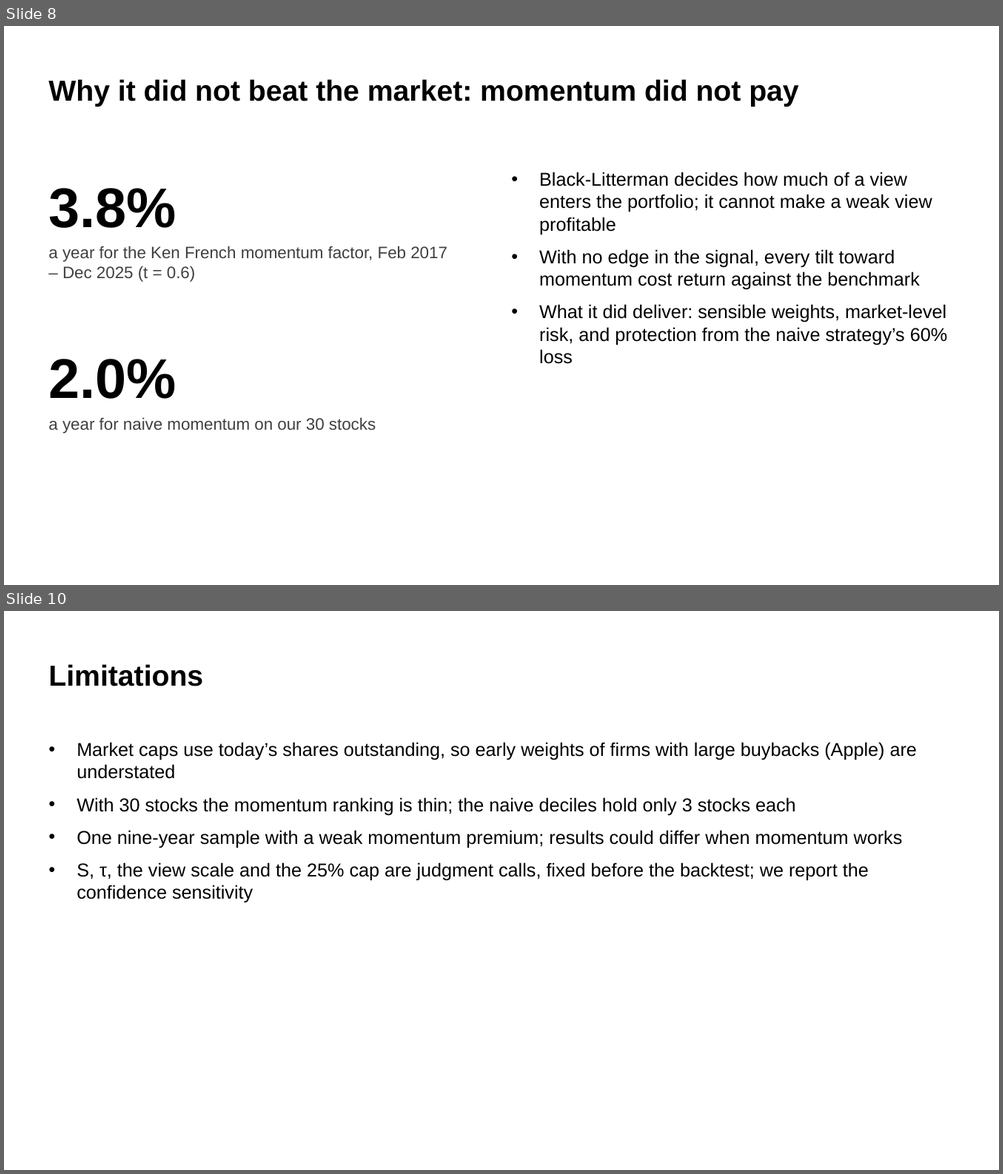
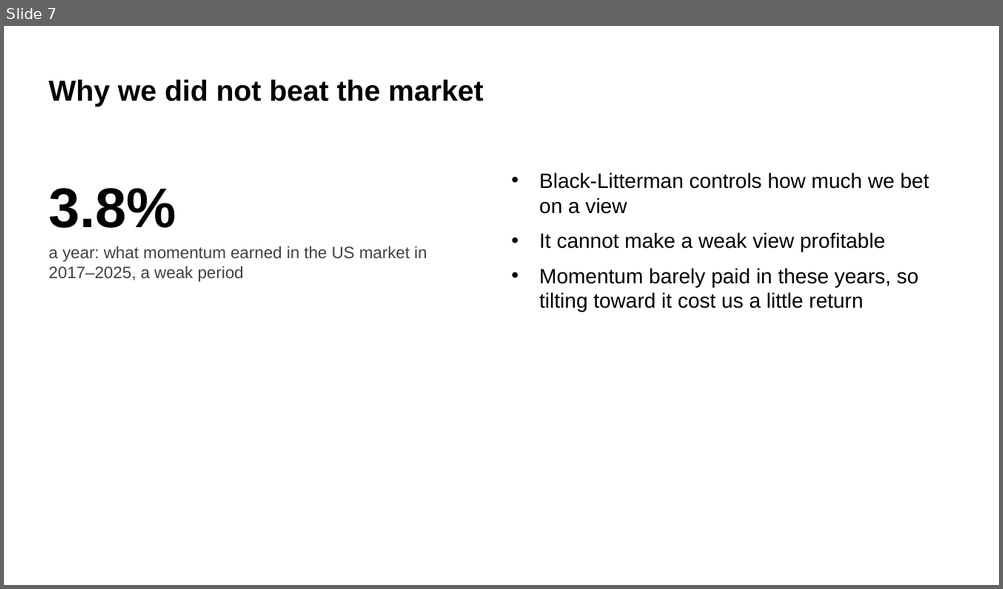
Before and after one commit to mateopreve-dev/quant-finance-project, a slide deck: slides/Project4_MomentumBL.pptx. Shown one above the other, each under a label of ours: slides 8 and 10 before the commit, slide 7 after it; the slides between them are not shown. The pictures are 1003x1174 and 1003x589 pixels, drawn with LibreOffice and Linux fonts; fonts in the diff are those of the drawing. Boxes give left, top, right and bottom in pixels: in the first picture for what was removed or moved away, otherwise in the second. Text is boxed around its words. In the diff, an @@ line names an element or a change of style, - is before the commit and + after.

```diff
--- a/slides/Project4_MomentumBL.pptx
+++ b/slides/Project4_MomentumBL.pptx
@@ slide 10 removed at (4,611,999,1170), background #FFFFFF @@
@@ title removed at (48,664,203,686) @@
-Limitations
@@ text removed at (77,742,916,903) @@
-• Market caps use today’s shares outstanding, so early weights of firms with large buybacks (Apple) are understated
-• With 30 stocks the momentum ranking is thin; the naive deciles hold only 3 stocks each
-• One nine-year sample with a weak momentum premium; results could differ when momentum works
-• S, τ, the view scale and the 25% cap are judgment calls, fixed before the backtest; we report the confidence sensitivity
@@ what was slide 8 is now slide 7 @@
@@ slide 7 changed as well @@
@@ title at (48,79,483,107): text changed @@
-Why it did not beat the market: momentum did not pay
+Why we did not beat the market
@@ text at (539,173,929,312): text changed; size 18 to 20 pt @@
-• Black-Litterman decides how much of a view enters the portfolio; it cannot make a weak view profitable
-• With no edge in the signal, every tilt toward momentum cost return against the benchmark
-• What it did deliver: sensible weights, market-level risk, and protection from the naive strategy’s 60% loss
+• Black-Litterman controls how much we bet on a view
+• It cannot make a weak view profitable
+• Momentum barely paid in these years, so tilting toward it cost us a little return
@@ text at (48,246,427,282): text changed @@
-a year for the Ken French momentum factor, Feb 2017 – Dec 2025 (t = 0.6)
+a year: what momentum earned in the US market in 2017–2025, a weak period
@@ text removed at (48,359,176,399) @@
-2.0%
@@ text removed at (48,417,375,434) @@
-a year for naive momentum on our 30 stocks
```
Also in this commit, not shown: 4 other slides changed, 3 slides added, 4 other slides removed.
